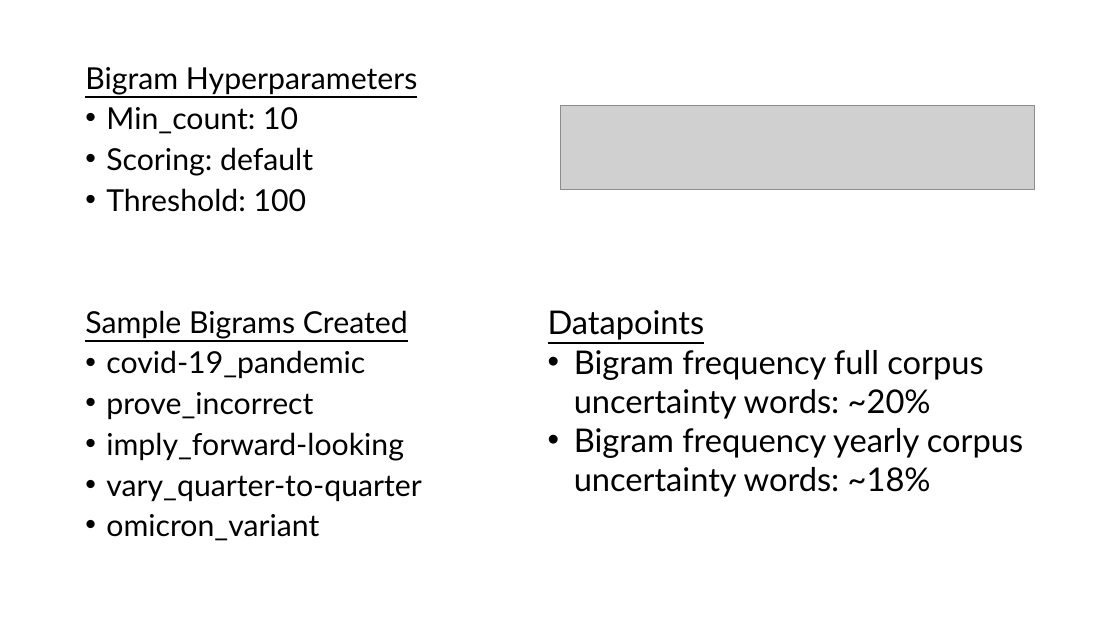
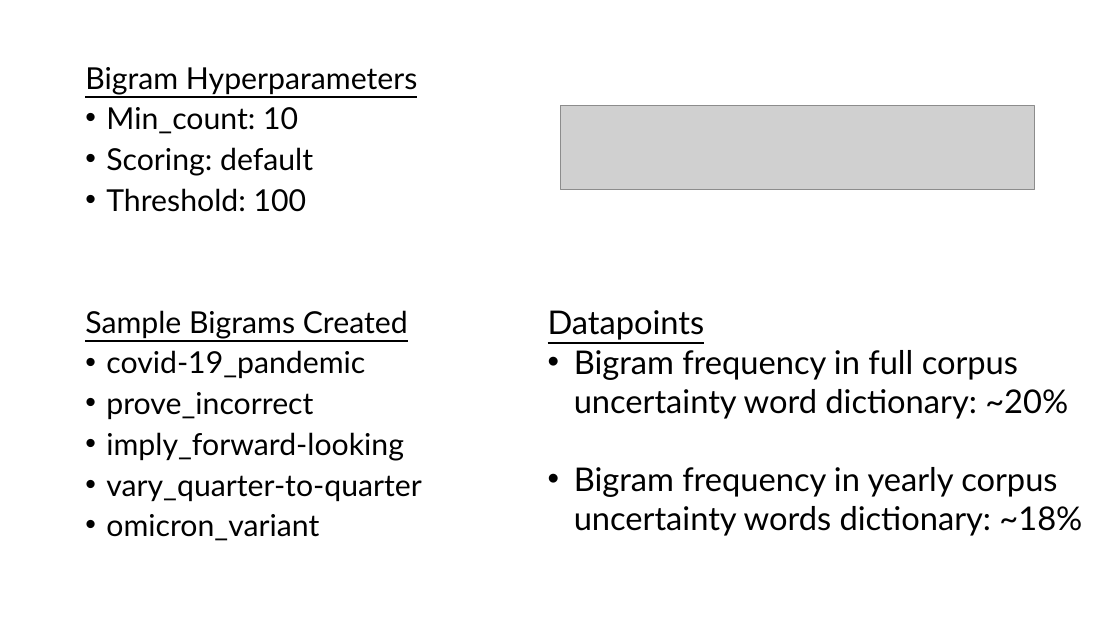
Before and after one commit to sstagliano02/msds_capstone, a slide deck: slide 6 of Analyzing Bank Uncertainty with Word Embeddings.pptx (slide 13 before the commit). Drawn at 1120x630 pixels with LibreOffice and Linux fonts; fonts in the diff are those of the drawing; grey boxes stand for pictures. Boxes give left, top, right and bottom in pixels: in the first picture for what was removed or moved away, otherwise in the second. Text is boxed around its words. In the diff, an @@ line names an element or a change of style, - is before the commit and + after.

```diff
--- a/Analyzing Bank Uncertainty with Word Embeddings.pptx
+++ b/Analyzing Bank Uncertainty with Word Embeddings.pptx
@@ text at [574,350,1082,536]: text changed @@
-• Bigram frequency full corpus uncertainty words: ~20%
-• Bigram frequency yearly corpus uncertainty words: ~18%
+• Bigram frequency in full corpus uncertainty word dictionary: ~20%
+• Bigram frequency in yearly corpus uncertainty words dictionary: ~18%
```
Also in this commit, not shown: 7 other slides changed, 4 slides added, 2 slides removed, 2 other files.
